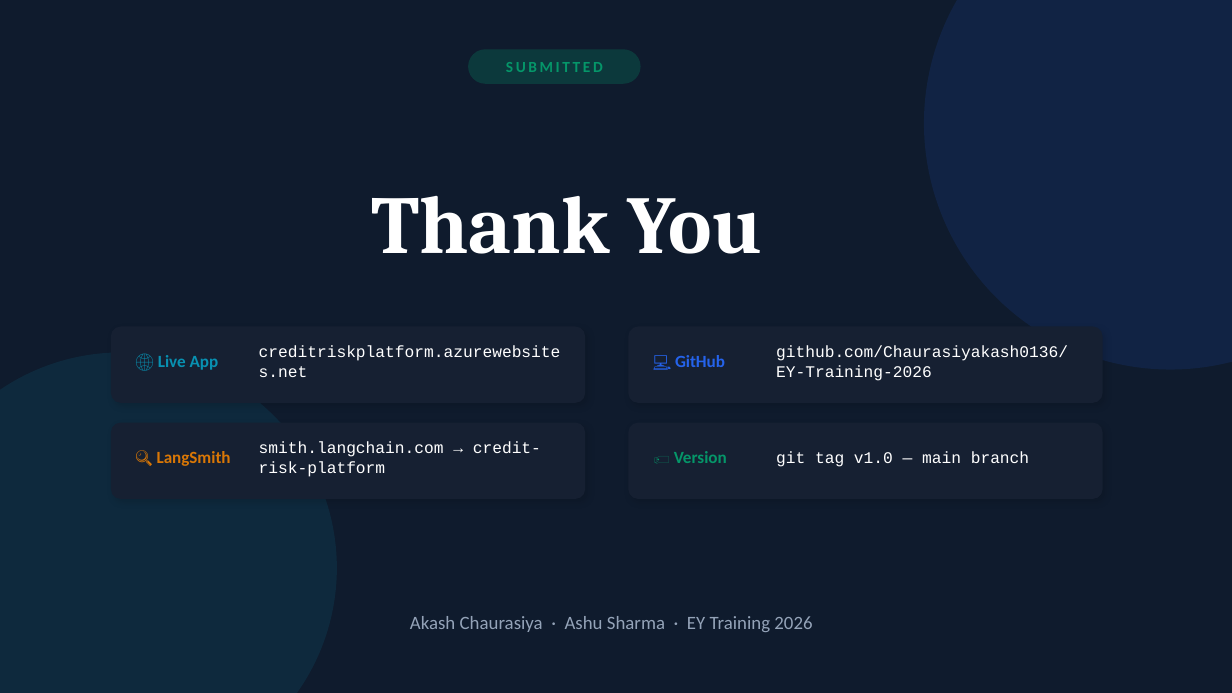
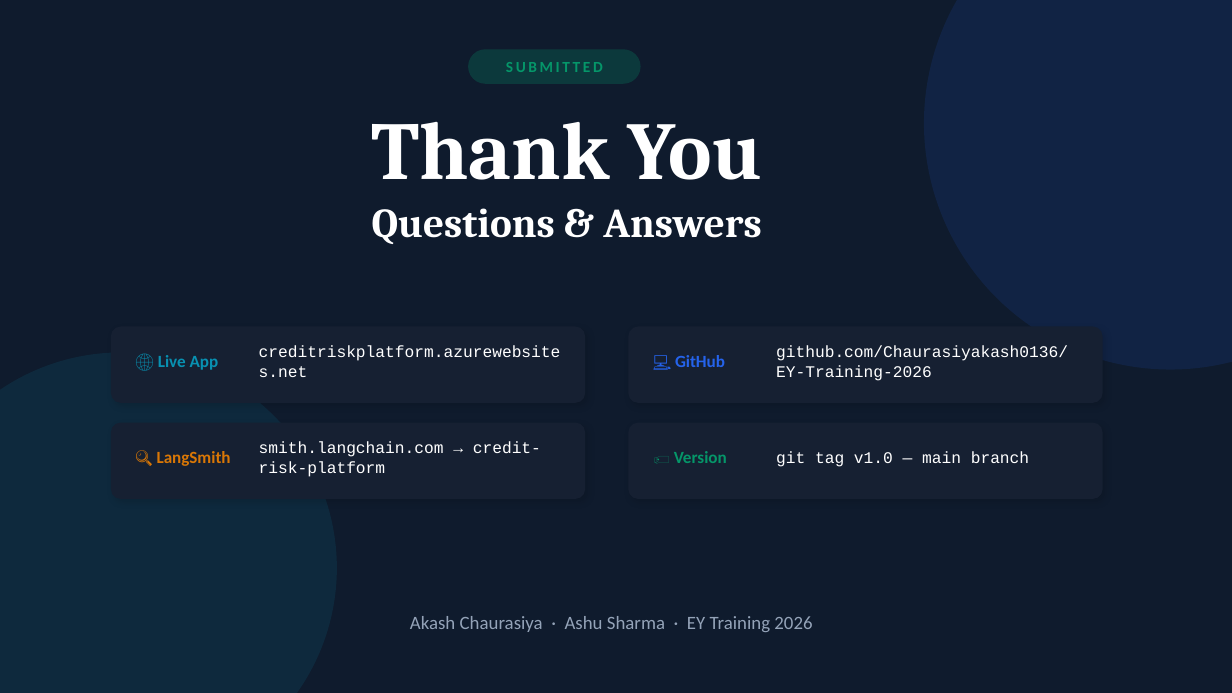
Before and after one commit to Chaurasiyakash0136/EY-Training-2026, a slide deck: slide 19 of Capstone_Project/Credit-Risk-Intelligence-Platform/docs/Project_Documents/Credit_Risk_Platform_Capstone_project.pptx (slide 18 before the commit). Drawn at 1232x693 pixels with LibreOffice and Linux fonts; fonts in the diff are those of the drawing. Boxes give left, top, right and bottom in pixels: in the first picture for what was removed or moved away, otherwise in the second. Text is boxed around its words. In the diff, an @@ line names an element or a change of style, - is before the commit and + after.

```diff
--- a/Capstone_Project/Credit-Risk-Intelligence-Platform/docs/Project_Documents/Credit_Risk_Platform_Capstone_project.pptx
+++ b/Capstone_Project/Credit-Risk-Intelligence-Platform/docs/Project_Documents/Credit_Risk_Platform_Capstone_project.pptx
@@ text at [372,208,761,244]: paragraph added @@
+Questions & Answers
```
Also in this commit, not shown: 1 other slide changed, 2 slides added, 1 slide removed.
